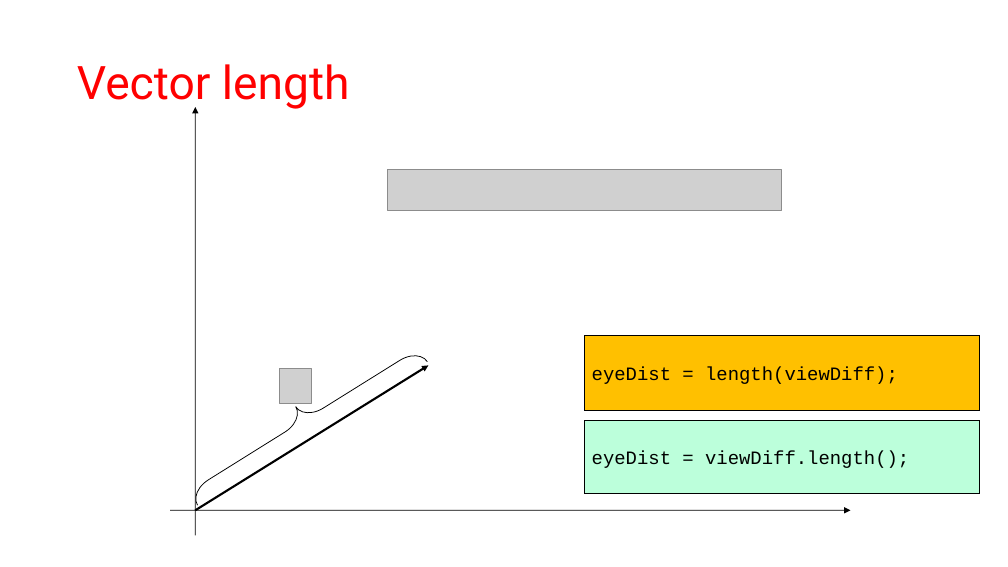
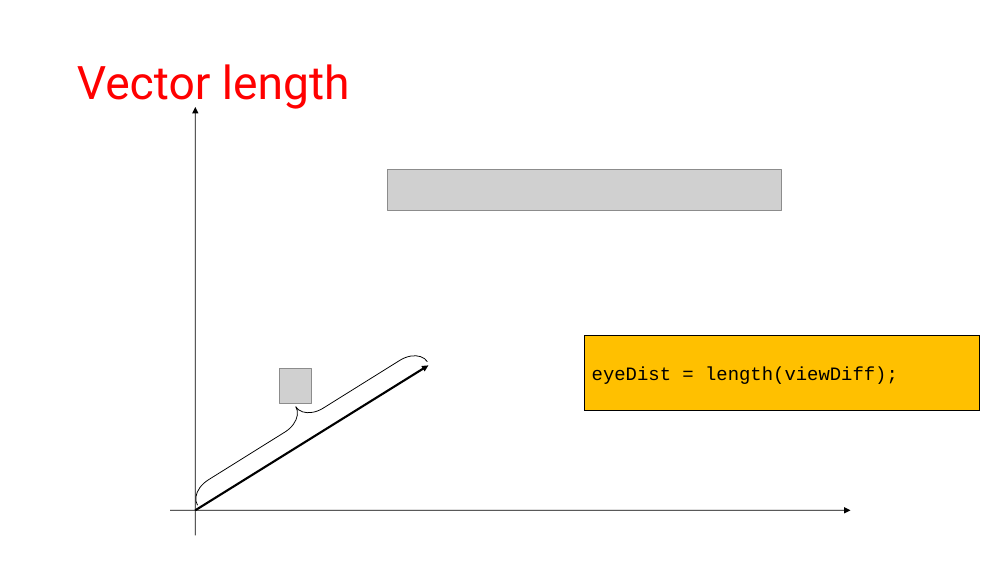
Before and after one commit to szecsi/kogfactory, a slide deck: slide 16 of projects/kog.010.050-vectors/aitcg050 - Vectors.pptx. Drawn at 1008x567 pixels with LibreOffice and Linux fonts; fonts in the diff are those of the drawing; grey boxes stand for pictures; background and template pictures are left out. Boxes give left, top, right and bottom in pixels: in the first picture for what was removed or moved away, otherwise in the second. Text is boxed around its words. In the diff, an @@ line names an element or a change of style, - is before the commit and + after.

Commit message:
vectors factoring

```diff
--- a/projects/kog.010.050-vectors/aitcg050 - Vectors.pptx
+++ b/projects/kog.010.050-vectors/aitcg050 - Vectors.pptx
@@ rectangle removed at (x1=585, y1=420, x2=980, y2=494) @@
-eyeDist = viewDiff.length();
```
Also in this commit, not shown: 4 other slides changed, 9 other files.
